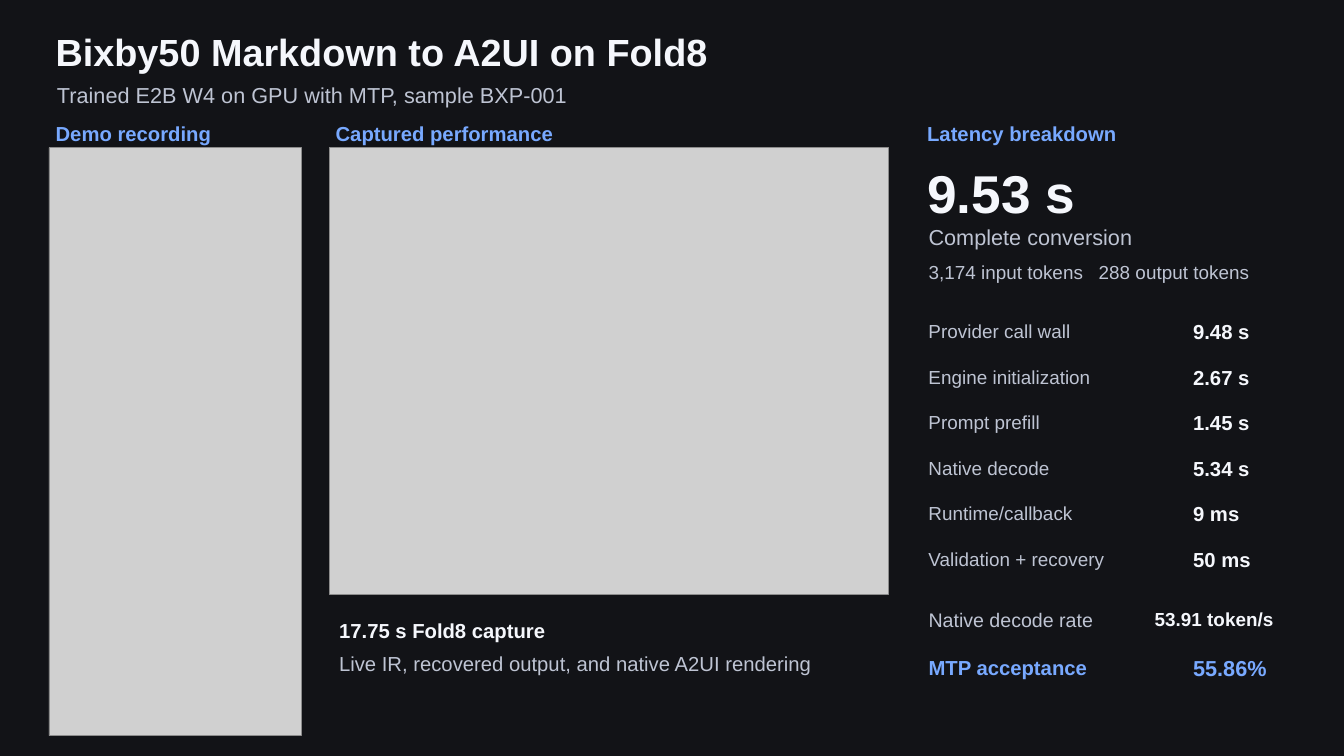
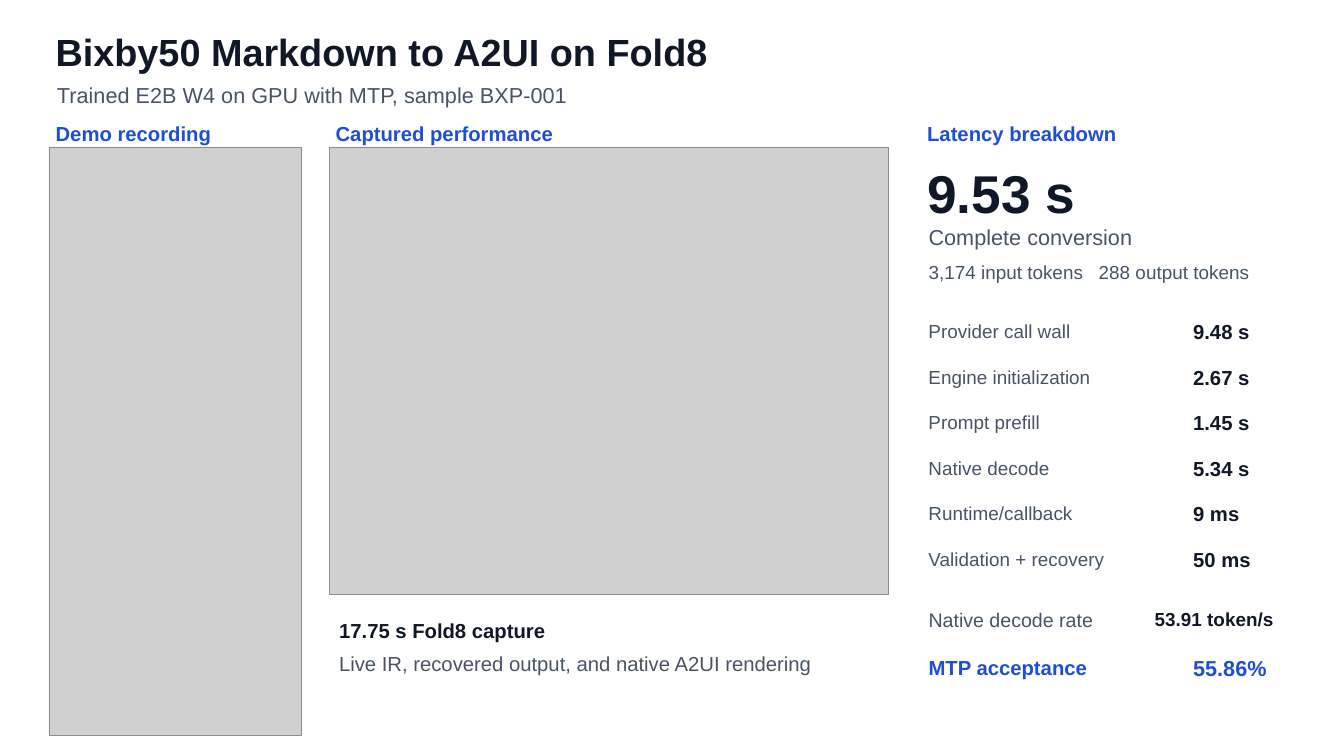
Before and after one commit to anup42/A2UI, a slide deck: slide 1 of GenUICraft/demo/20260923_fold8_latency/output/GenUICraft_Fold8_Demo_Latency.pptx. Drawn at 1344x756 pixels with LibreOffice and Linux fonts; fonts in the diff are those of the drawing; grey boxes stand for pictures. Boxes give left, top, right and bottom in pixels: in the first picture for what was removed or moved away, otherwise in the second. Text is boxed around its words. In the diff, an @@ line names an element or a change of style, - is before the commit and + after.

Commit message:
docs(demo): switch Fold8 slide to white background

```diff
--- a/GenUICraft/demo/20260923_fold8_latency/output/GenUICraft_Fold8_Demo_Latency.pptx
+++ b/GenUICraft/demo/20260923_fold8_latency/output/GenUICraft_Fold8_Demo_Latency.pptx
@@ background #121317 to #FFFFFF @@
@@ text colour #BEC4D3 to #475467 in 11 elements at box(57, 87, 567, 108), box(339, 656, 811, 676), box(929, 229, 1132, 250), box(929, 265, 1249, 283), box(928, 324, 1071, 338), box(928, 370, 1091, 388), box(928, 415, 1040, 433), box(928, 461, 1049, 475), box(928, 506, 1072, 520), box(928, 552, 1104, 570), box(929, 612, 1093, 627) @@
@@ text colour #F5F7FC to #101828 in 10 elements at box(56, 38, 708, 73), box(339, 623, 545, 643), box(927, 176, 1075, 214), box(1193, 325, 1249, 340), box(1193, 371, 1249, 386), box(1193, 416, 1249, 431), box(1193, 462, 1249, 477), box(1193, 507, 1239, 522), box(1193, 553, 1250, 568), box(1155, 612, 1273, 627) @@
@@ text colour #78A9FF to #1D4ED8 in 5 elements at box(56, 126, 211, 146), box(336, 126, 553, 146), box(927, 126, 1116, 145), box(929, 661, 1087, 680), box(1193, 661, 1266, 677) @@
```
Also in this commit, not shown: 3 other files.
